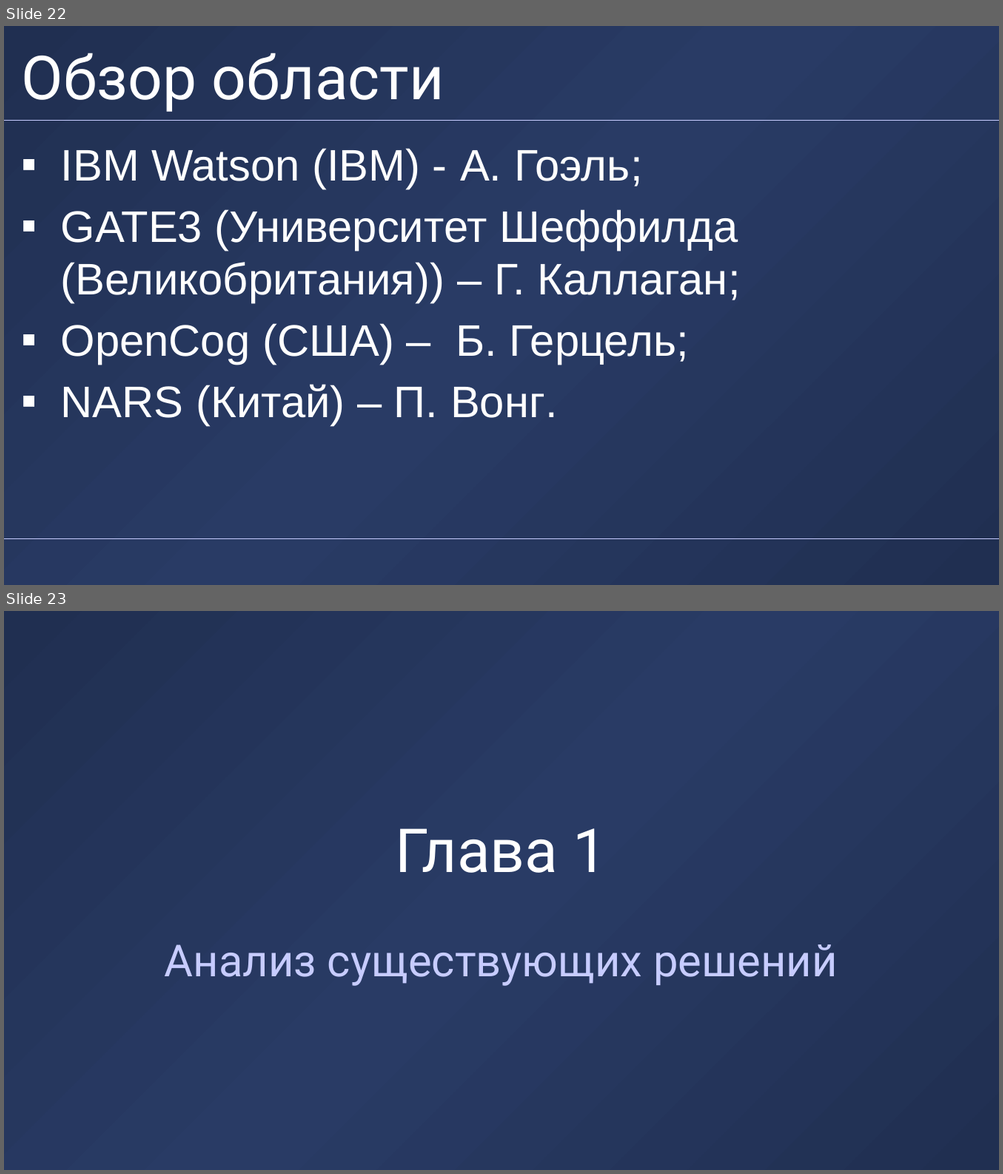
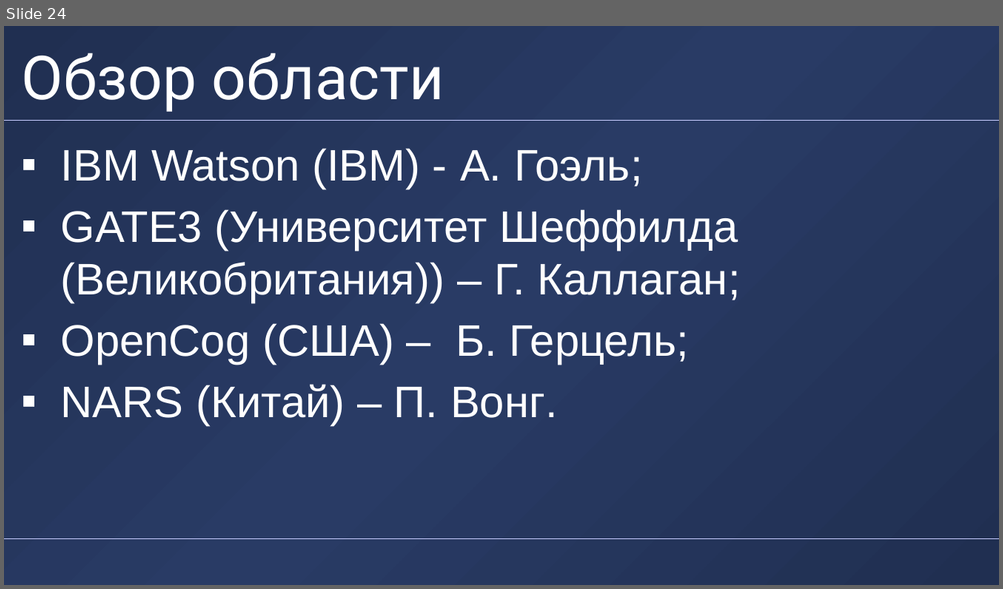
Before and after one commit to alexander-toschev/alexander-toschev, a slide deck: Disser/Presentation/DUBNAPresentationX-short.pptx. Shown one above the other, each under a label of ours: slides 22 and 23 before the commit, slide 24 after it. The pictures are 1003x1174 and 1003x589 pixels, drawn with LibreOffice and Linux fonts; fonts in the diff are those of the drawing; background and template pictures are left out. Boxes give left, top, right and bottom in pixels: in the first picture for what was removed or moved away, otherwise in the second. Text is boxed around its words. In the diff, an @@ line names an element or a change of style, - is before the commit and + after.

```diff
--- a/Disser/Presentation/DUBNAPresentationX-short.pptx
+++ b/Disser/Presentation/DUBNAPresentationX-short.pptx
@@ slide 23 removed at [4,611,999,1170], background gradient #202F51 to #293B65 @@
@@ title removed at [395,829,607,873] @@
-Глава 1
@@ subtitle removed at [165,945,837,986] @@
-Анализ существующих решений
@@ what was slide 22 is now slide 24 @@
```
Also in this commit, not shown: 4 slides changed, 7 slides added, 5 other slides removed.
